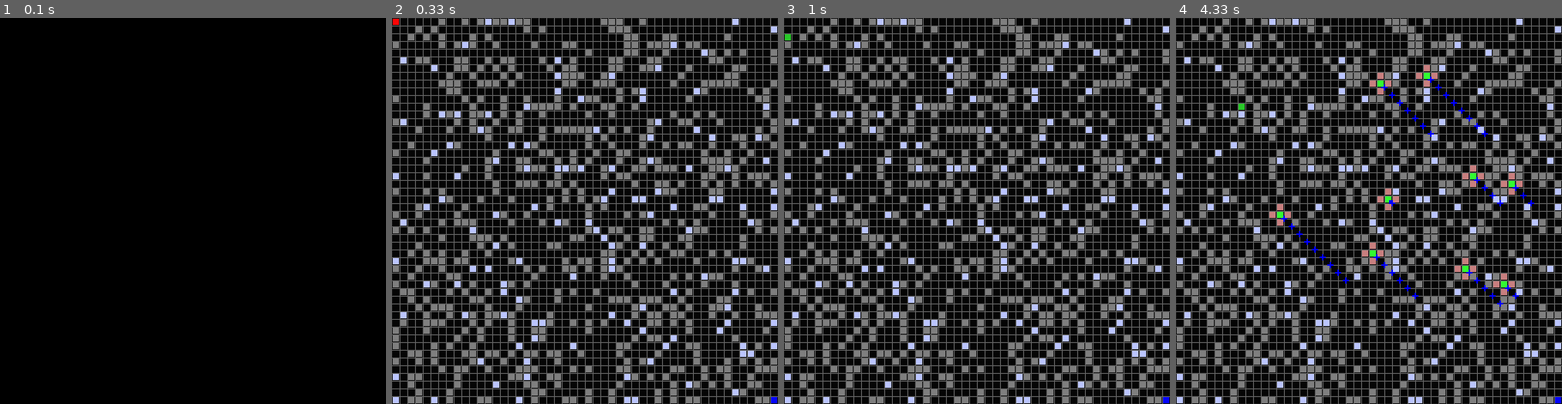
Above: before the commit, frames 1-4 (left to right).
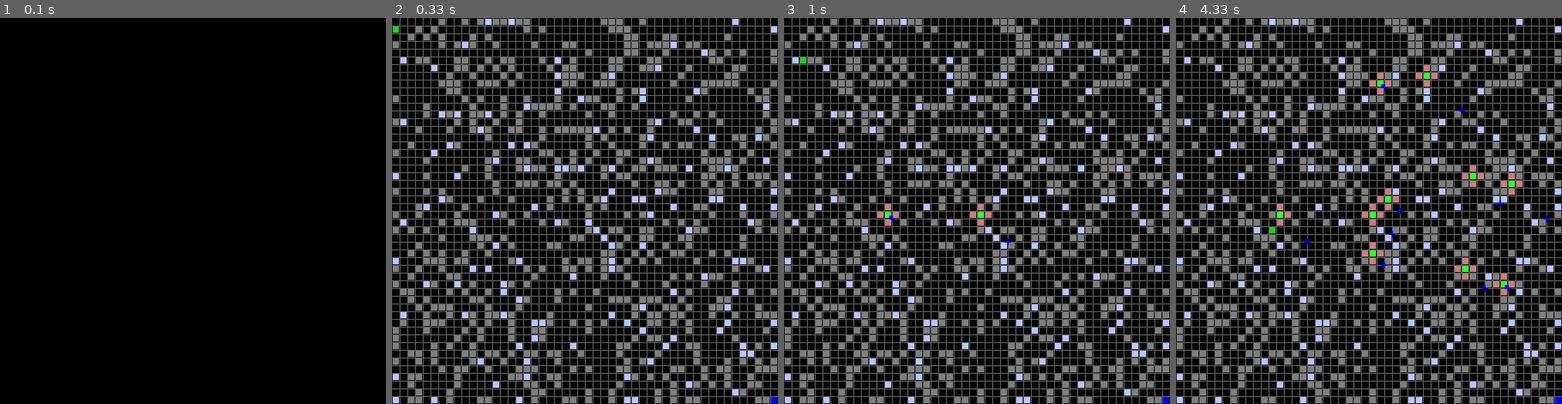
Above: after the commit, the same moments.

Repository: jasonbrackman/pygame_exploration
Game: pygame game, started from maze_game.py
Two runs of this game, one before a commit and one after it. Both use one fixed random seed, a clock stepped at 60 frames per second and the inputs below.
Inputs (mouse positions are in pixels of both pictures, inside the frame that each line leads up to):
- Up to frame 1 (0.1 s): no input
- Up to frame 2 (0.33 s): no input
- Up to frame 3 (1 s): click (977, 211) at 0.43 s; click (884, 214) at 0.8 s
- Up to frame 4 (4.33 s): click (1426, 75) at 1.2 s; click (1376, 79) at 1.6 s; move the mouse to (1372, 253) at 1.87 s; click (1372, 253) at 2 s; move the mouse to (1469, 272) at 2.27 s; click (1469, 272) at 2.4 s; click (1469, 176) at 2.8 s; click (1507, 180) at 3.2 s; click (1504, 288) at 3.6 s; move the mouse to (1384, 195) at 3.87 s; click (1384, 195) at 4 s; move the mouse to (1284, 141) at 4.27 s

Frame 1 is identical in both runs. In frame 2, less than 0.1% of the frame differs, in the area x 0-2%, y 0-4%; in frame 3, 0.3%; in frame 4, 0.7%, in the area x 16-97%, y 15-75%.

Commit message:
old bullet locations are now cleared

Diff:
--- a/maze_game.py
+++ b/maze_game.py
@@ -63,15 +63,14 @@
     def shoot(self, surface):
         # Scan 5 spaced away for target
         # if found start shooting at target
-        print(len(self.bullets))
         if len(self.bullets) == 0:
             bullet = Bullet(self.pos, Colour.BULLET)
             self.bullets.append(bullet)
 
         for bullet in self.bullets:
             bullet.move(surface)
-            # if bullet.life == 0:
-            #     self.bullets.remove(bullet)
+            if bullet.life == 0:
+                self.bullets.remove(bullet)
 
     def draw(self, surface):
 
@@ -221,8 +220,9 @@
 
         return successors
 
-
 # __ Gameplay __
+
+
 class Bullet(Cube):
     def __init__(self, pos, color):
         super(Cube, self).__init__()
@@ -257,7 +257,7 @@
 
 
 def main():
-    tick_time = 5
+    tick_time = 10
     size = (500, 500)  # can't change this yet without creating an issue with the board scale
     cell_size = 10
     Cube.rows = size[0] // cell_size
@@ -272,9 +272,6 @@
     # Create Maze
     maze = Maze(size, cell_size)
 
-    maze.draw_grid(screen)
-    maze.draw_cells(screen)
-
     distance = manhattan_distance(maze.goal)
 
     maze.zombies.append(Zombie(maze.start, Colour.ZOMBIE))
@@ -287,7 +284,9 @@
     current = None
 
     while running:
-
+        screen.fill(background_colour)
+        maze.draw_grid(screen)
+        maze.draw_cells(screen)
         for event in pygame.event.get():
             if event.type == pygame.QUIT:
                 running = False
